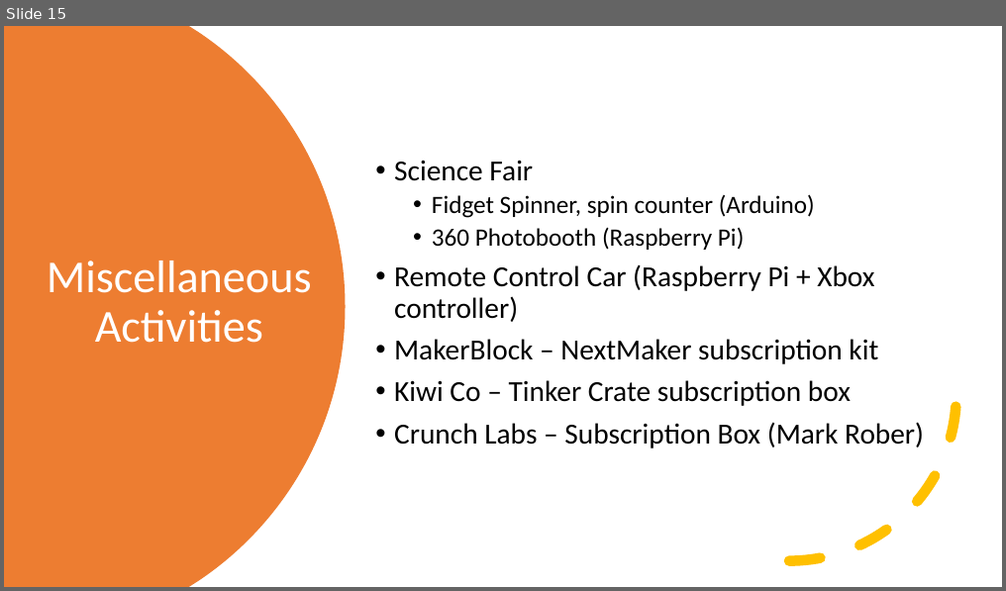
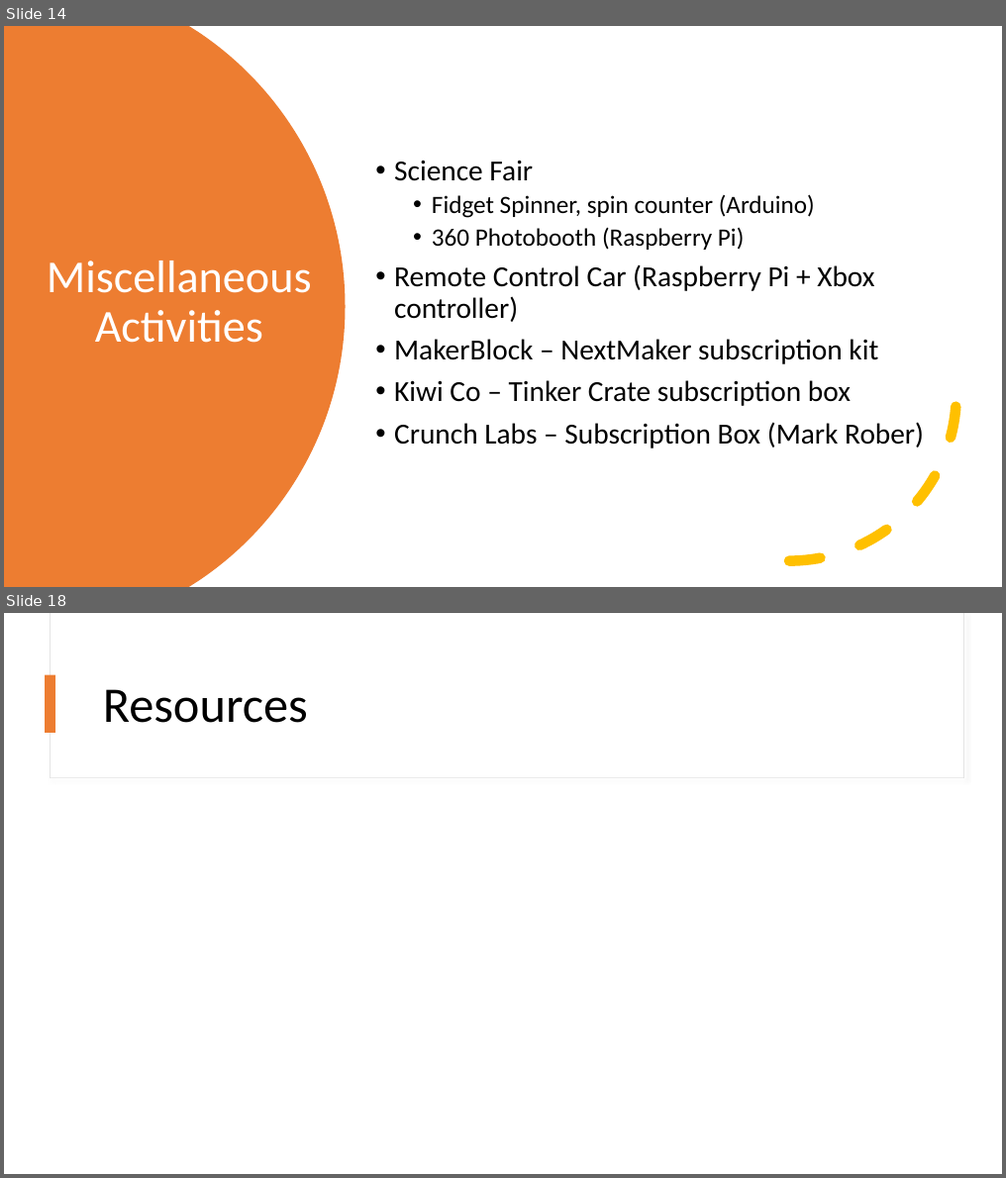
Before and after one commit to kevmoens/ThatConference2022, a slide deck: ThatConference2022.pptx. Shown one above the other, each under a label of ours: slide 15 before the commit, slides 14 and 18 after it; the slides between them are not shown. The pictures are 1006x591 and 1006x1178 pixels, drawn with LibreOffice and Linux fonts; fonts in the diff are those of the drawing. Boxes give left, top, right and bottom in pixels: in the first picture for what was removed or moved away, otherwise in the second. Text is boxed around its words. In the diff, an @@ line names an element or a change of style, - is before the commit and + after.

```diff
--- a/ThatConference2022.pptx
+++ b/ThatConference2022.pptx
@@ slide 18 added at [4, 613, 1002, 1174], background #FFFFFF @@
@@ rectangle added at [50, 613, 963, 778], fill #FFFFFF, outline #E1E1E1 0.75 pt @@
@@ rectangle added at [51, 613, 963, 777], fill #FFFFFF @@
@@ rectangle added at [46, 675, 55, 733], fill #ED7D31 @@
@@ title added at [103, 689, 308, 723], 48 pt, text #000000 @@
+Resources
@@ what was slide 15 is now slide 14 @@
```
Also in this commit, not shown: 1 slide changed, 12 other slides added, 4 slides removed, 2 other files.
